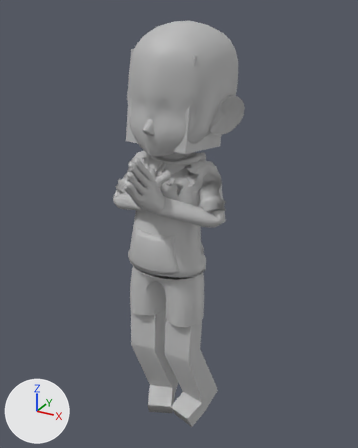
The FBX model Assets/MODELS/Avatar/Animations2/RawFBX Animations/Latest/PrayingGhost.fbx: old version first, new version second.
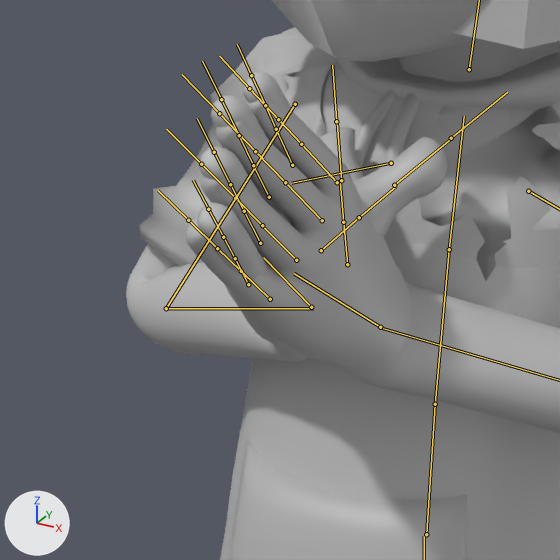
Each version is shown whole from a 50 mm lens placed at (0.813, -1.426, 1.617), pointed at (0.011, 0.032, 0.887), then close up on the part from 25% to 54% of the width and 32% to 55% of the height. Arrows for +X, +Y and +Z are at lower left; the lights stay in place. Both versions are drawn at frame 74 of the action 'Take 001'; the numbers are the values there. The bones that bend it are drawn over the model as lines in the close-ups.

The first close-up shows 'Mesh_pCube1', 'New_HeadOutline', 'PlayerBody', 'Player_Hoodie', 'Player_TankTop', 'Player_Tshirt'.
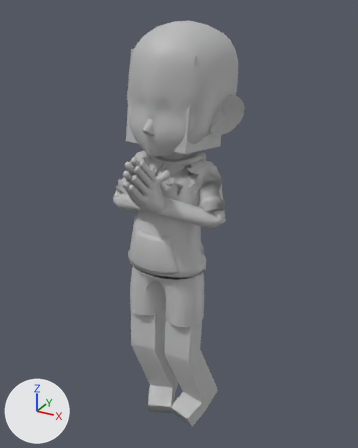
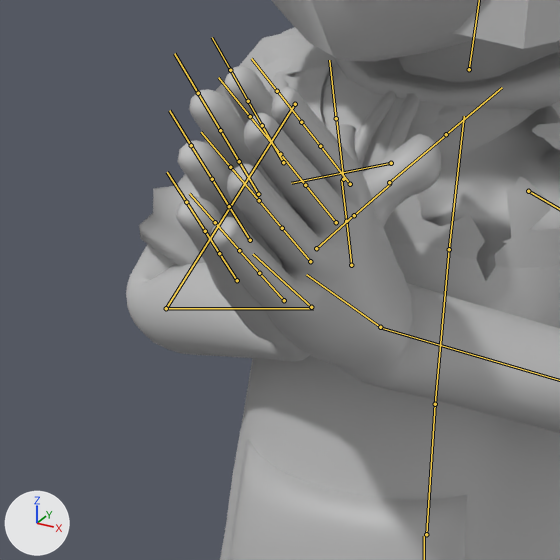
Boxes [x1, y1, x2, y2] around the edits, measured in the close-ups (560 x 560 px):
```json
{"object": "PlayerBody", "change": "posed", "before": [126, 39, 560, 433], "after": [126, 39, 560, 433]}
{"bone": "Bind_LeftHand", "before": "(380, 327) to (294, 273)", "after": "(380, 327) to (306, 274)"}
{"bone": "Bind_RightHand", "before": "(311, 307) to (263, 257)", "after": "(311, 307) to (253, 254)"}
```

Edits to the scene script, one JSON object a line:
```json
{"block": "bone_bind_lefthand", "where": "bone_bind_lefthand = bpy.data.objects['Bind_Joint_GRP'].pose.bones['Bind_LeftHand']  # child of 'Bind_LeftForeArm'"}
{"op": "set", "path": "bone_bind_lefthand.rotation_quaternion", "old": "(0.916, -0.385, -0.086, 0.067)", "new": "(0.896, -0.431, -0.089, 0.063)", "note": "degrees (-46, -6, 11) -> degrees (-52, -6, 11)"}
{"block": "bone_bind_righthand", "where": "bone_bind_righthand = bpy.data.objects['Bind_Joint_GRP'].pose.bones['Bind_RightHand']  # child of 'Bind_RightForeArm'"}
{"op": "set", "path": "bone_bind_righthand.rotation_quaternion", "old": "(0.902, -0.423, 0.069, -0.052)", "new": "(0.885, -0.457, 0.071, -0.049)", "note": "degrees (-51, 5, -9) -> degrees (-55, 5, -9)"}
```
